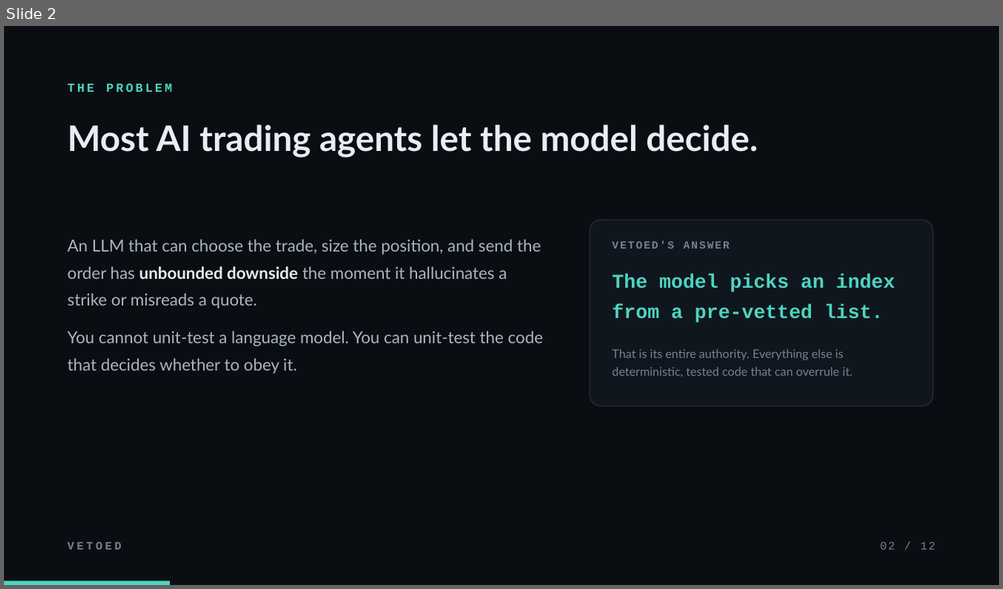
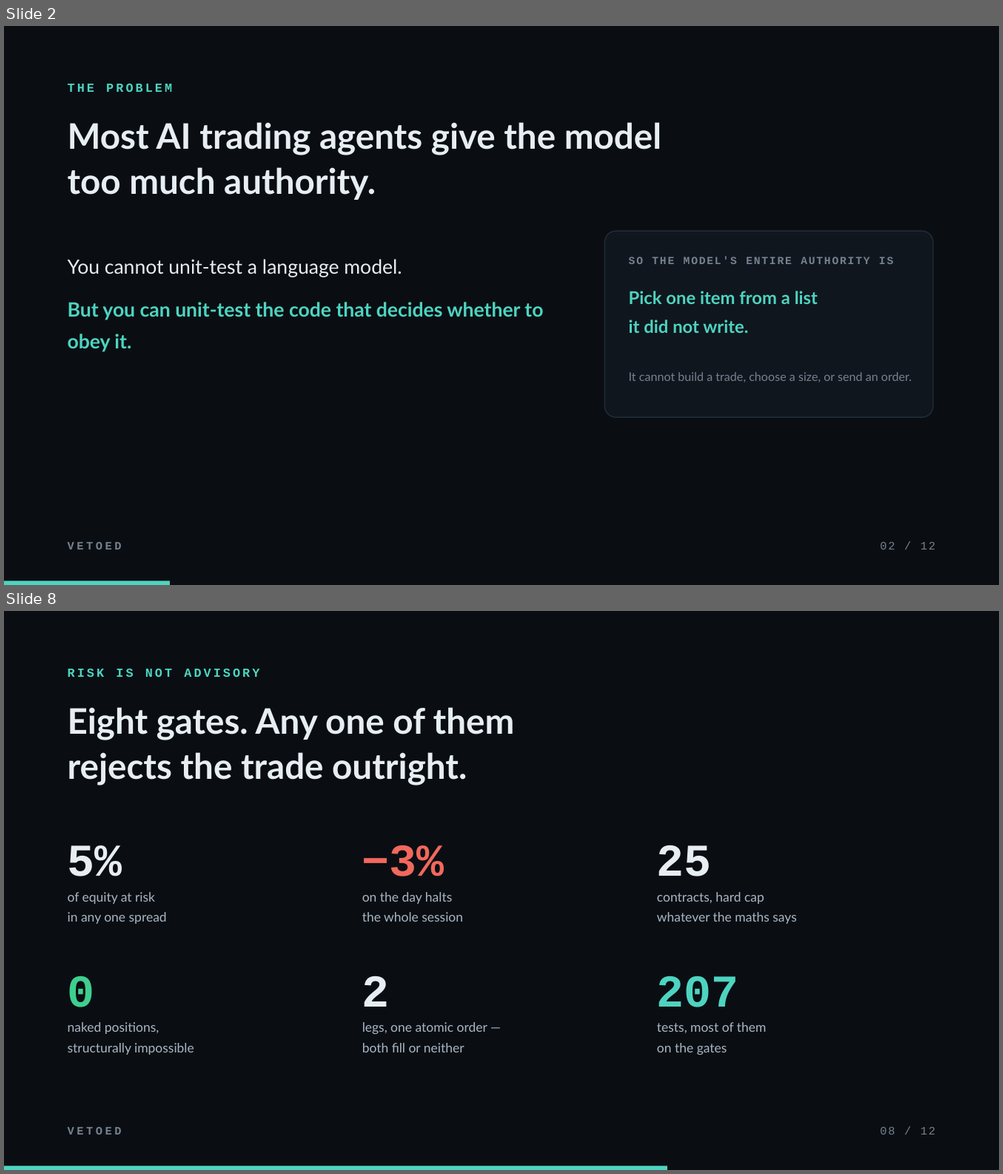
Before and after one commit to Chong1120/Vetoed, a slide deck: Vetoed-deck.pptx. Shown one above the other, each under a label of ours: slide 2 before the commit, slides 2 and 8 after it; the slides between them are not shown. The pictures are 1003x589 and 1003x1174 pixels, drawn with LibreOffice and Linux fonts; fonts in the diff are those of the drawing. Boxes give left, top, right and bottom in pixels: in the first picture for what was removed or moved away, otherwise in the second. Text is boxed around its words. In the diff, an @@ line names an element or a change of style, - is before the commit and + after.

```diff
--- a/Vetoed-deck.pptx
+++ b/Vetoed-deck.pptx
@@ slide 8 added at <box>4,611,999,1170</box>, background #0A0E13 @@
@@ text added at <box>68,669,259,677</box>, 12 pt, text #4DD4C0, bold @@
+RISK IS NOT ADVISORY
@@ text added at <box>68,707,515,786</box>, 34 pt, text #E6EDF3, bold @@
+Eight gates. Any one of them
+rejects the trade outright.
@@ text added at <box>68,846,122,877</box>, 44 pt, text #E6EDF3, bold @@
+5%
@@ text added at <box>362,845,444,877</box>, 44 pt, text #F2685C, bold @@
+−3%
@@ text added at <box>657,845,711,877</box>, 44 pt, text #E6EDF3, bold @@
+25
@@ text added at <box>68,892,155,904</box>, 12.5 pt, text #A9B6C3 @@
+of equity at risk
+in any one spread
@@ text added at <box>362,892,452,904</box>, 12.5 pt, text #A9B6C3 @@
+on the day halts
+the whole session
@@ text added at <box>657,912,796,924</box>, 12.5 pt, text #A9B6C3 @@
+contracts, hard cap
+whatever the maths says
@@ text added at <box>68,977,95,1008</box>, 44 pt, text #3ECF8E, bold @@
+0
@@ text added at <box>362,976,390,1007</box>, 44 pt, text #E6EDF3, bold @@
+2
@@ text added at <box>657,977,739,1008</box>, 44 pt, text #4DD4C0, bold @@
+207
@@ text added at <box>68,1022,159,1034</box>, 12.5 pt, text #A9B6C3 @@
+naked positions,
+structurally impossible
@@ text added at <box>362,1022,487,1034</box>, 12.5 pt, text #A9B6C3 @@
+legs, one atomic order —
+both fill or neither
@@ text added at <box>657,1022,766,1034</box>, 12.5 pt, text #A9B6C3 @@
+tests, most of them
+on the gates
@@ text added at <box>68,1128,122,1135</box>, 11 pt, text #75828F, bold @@
+VETOED
@@ text added at <box>879,1128,935,1135</box>, 11 pt, text #75828F @@
+08 / 12
@@ rectangle added at <box>4,1167,667,1170</box>, fill #4DD4C0 @@
@@ slide 2 changed as well @@
@@ text at <box>68,122,661,200</box>: text changed @@
-Most AI trading agents let the model decide.
+Most AI trading agents give the model
+too much authority.
@@ rounded rectangle: place and size @@
-rounded rectangle at <box>589,220,933,406</box>
+rounded rectangle at <box>605,231,933,417</box>
@@ text at <box>68,259,543,352</box>: text changed; size 16 to 19 pt; text colour #A9B6C3 to #4DD4C0; bold on @@
-An LLM that can choose the trade, size the position, and send the order has unbounded downside the moment it hallucinates a strike or misreads a quote.
-You cannot unit-test a language model. You can unit-test the code that decides whether to obey it.
+You cannot unit-test a language model.
+But you can unit-test the code that decides whether to obey it.
@@ text at <box>629,256,893,264</box>: text changed @@
-VETOED'S ANSWER
+SO THE MODEL'S ENTIRE AUTHORITY IS
@@ text at <box>629,291,817,333</box>: text changed; size 19 to 17 pt; font Courier New to Lato @@
-The model picks an index
-from a pre-vetted list.
+Pick one item from a list
+it did not write.
@@ text at <box>629,372,911,383</box>: text changed @@
-That is its entire authority. Everything else is deterministic, tested code that can overrule it.
+It cannot build a trade, choose a size, or send an order.
```
Also in this commit, not shown: 4 other slides changed, 6 other slides added, 7 slides removed, 5 other files.
